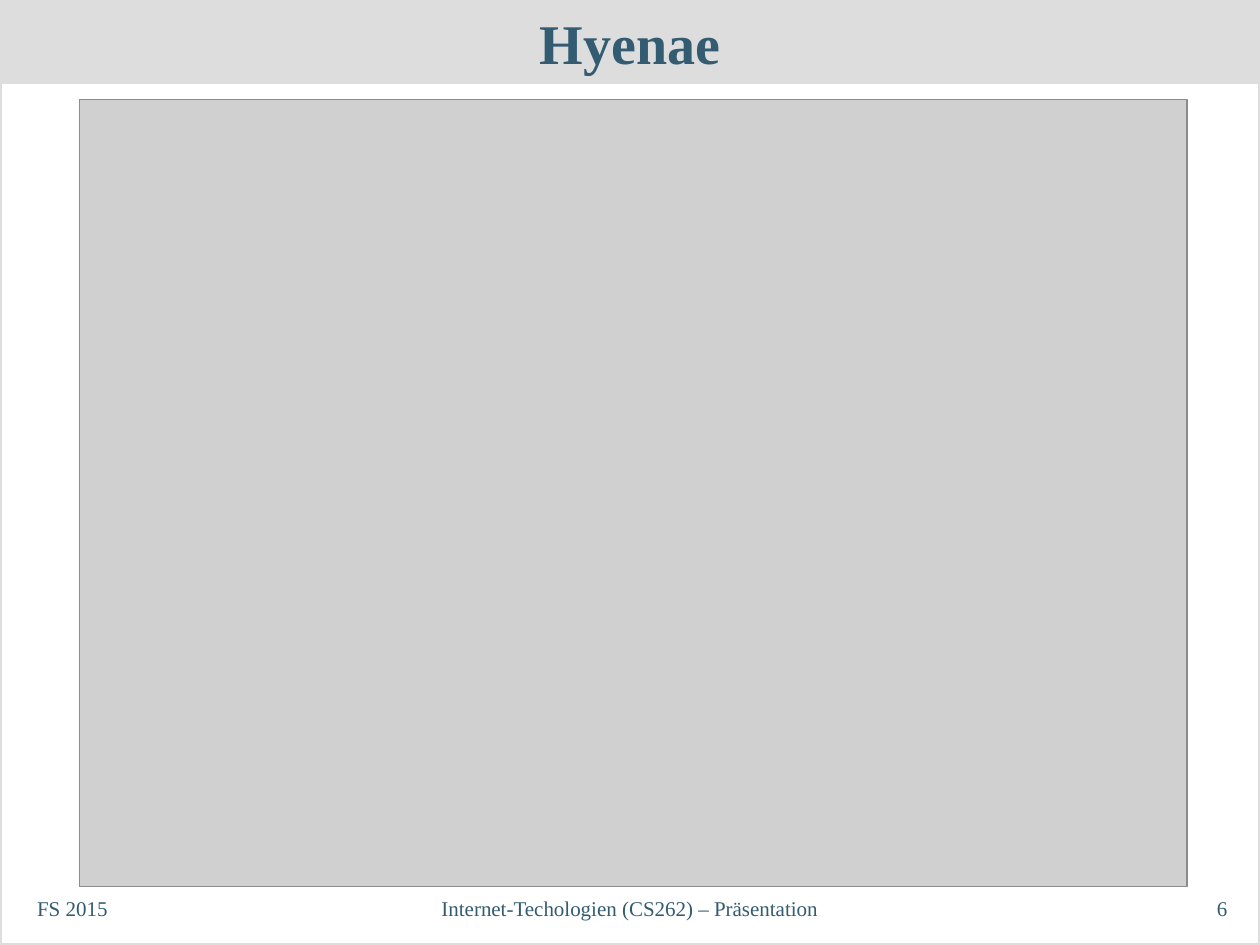
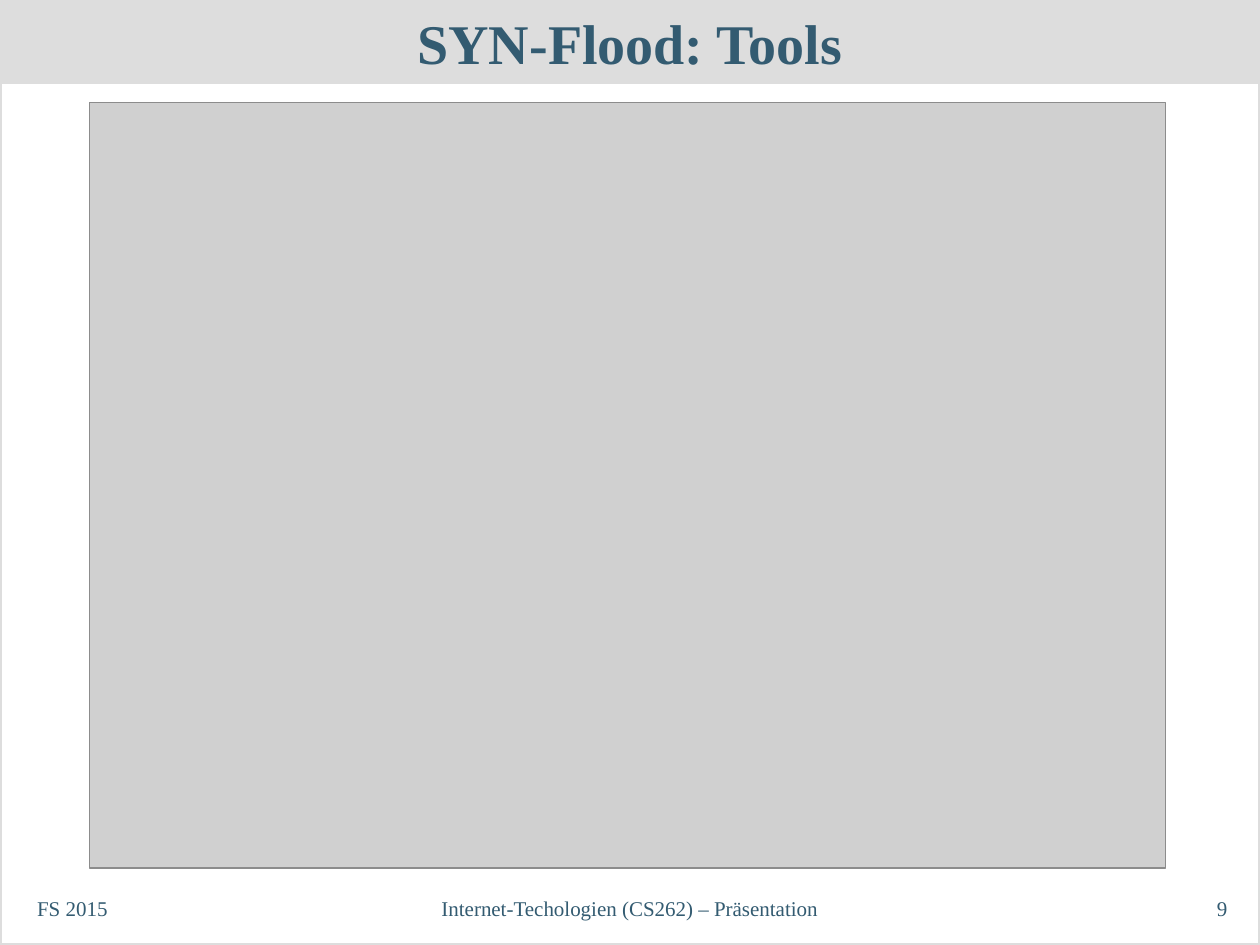
Before and after one commit to philipp-oldenburg/dos, a slide deck: slide 9 of Abschlusspräsentation/InetTech-Präsentation.odp (slide 6 before the commit). Drawn at 1260x945 pixels with LibreOffice and Linux fonts; fonts in the diff are those of the drawing; grey boxes stand for pictures. Boxes give left, top, right and bottom in pixels: in the first picture for what was removed or moved away, otherwise in the second. Text is boxed around its words. In the diff, an @@ line names an element or a change of style, - is before the commit and + after.

```diff
--- a/Abschlusspräsentation/InetTech-Präsentation.odp
+++ b/Abschlusspräsentation/InetTech-Präsentation.odp
@@ title at box(417, 25, 843, 65): text changed @@
-Hyenae
+SYN-Flood: Tools
@@ picture: place and size @@
-picture at box(79, 100, 1187, 887)
+picture at box(89, 103, 1166, 868)
@@ page number at box(1217, 902, 1227, 916): text changed @@
-6
+9
```
Also in this commit, not shown: 3 slides added.
